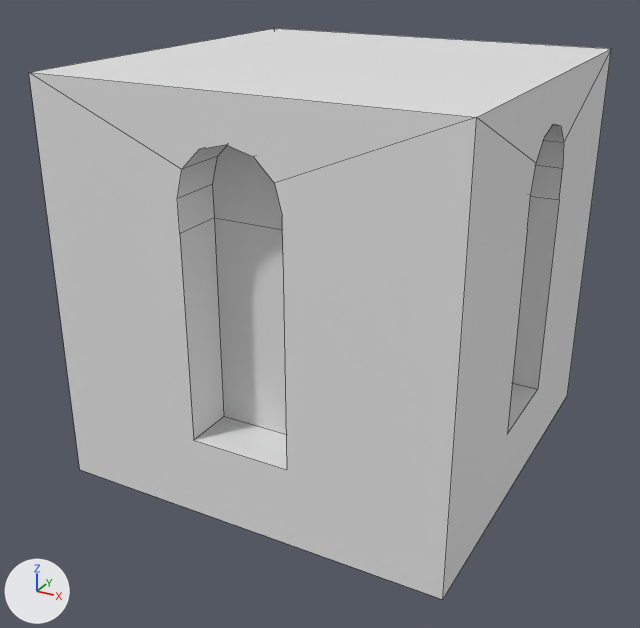
An edit to the FBX model Myrtle/Content/1_FBX/POI_Kit_001/WallFloor_017.fbx, drawn before and after from the same camera.
Rendered twice from a 50 mm camera at (2.96, -4.8, 2.58) aimed at (0.95, -1.15, 0.75). Arrows for +X, +Y and +Z are at lower left; the lights stay in place. Mesh edges are drawn as thin lines.

In view in the first picture: 'WallFloor.017'.
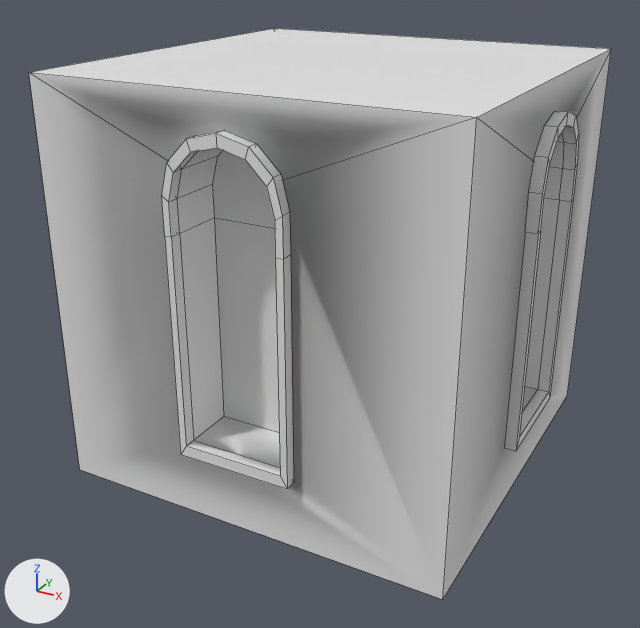
What differs and where, as boxes [x1, y1, x2, y2] in the pictures (640 x 628 px):
part 1 of me_cube_228, added: after [162, 111, 579, 489]

What changed in the scene script:
```text
Change me_cube_228:
    used by ob_wallfloor_017; location = (0.0, 0.0, 0.0)
    remove me_cube_228.from_pydata(...)  # 96 vertices, 61 faces; spans x 0.0..2.0, y -2.0..0.0, z 0.0..2.0
    add me_cube_228.from_pydata(...)  # 228 vertices, 237 faces; spans x -0.06..2.06, y -2.06..0.06, z 0.0..2.0
    me_cube_228 part 1
    64 vertices are added at x -0.06..2.06, y -2.06..0.06, z 1.4..1.82
    11 new vertices lie (0.06, 0.0, 0.0) away from vertices in x 2.0, y -1.25..-0.75, z 0.4..1.8
    11 new vertices lie (0.0, 0.06, 0.0) away from vertices in x 0.75..1.25, y 0.0, z 0.4..1.8
    11 new vertices lie (-0.06, 0.0, 0.0) away from vertices in x 0.0, y -1.25..-0.75, z 0.4..1.8
    11 new vertices lie (0.0, -0.06, 0.0) away from vertices in x 0.75..1.25, y -2.0, z 0.4..1.8
    8 new vertices lie (0.0, 0.0, 0.06) away from vertices in x -0.06..2.06, y -2.06..0.06, z 1.8
    8 new vertices lie (0.0, 0.0, -1.06) away from vertices in x -0.06..2.06, y -1.28..-0.72, z 1.4
    8 new vertices lie (0.0, 0.0, -1.06) away from vertices in x 0.72..1.28, y -2.06..0.06, z 1.4
    176 new faces join them
```
